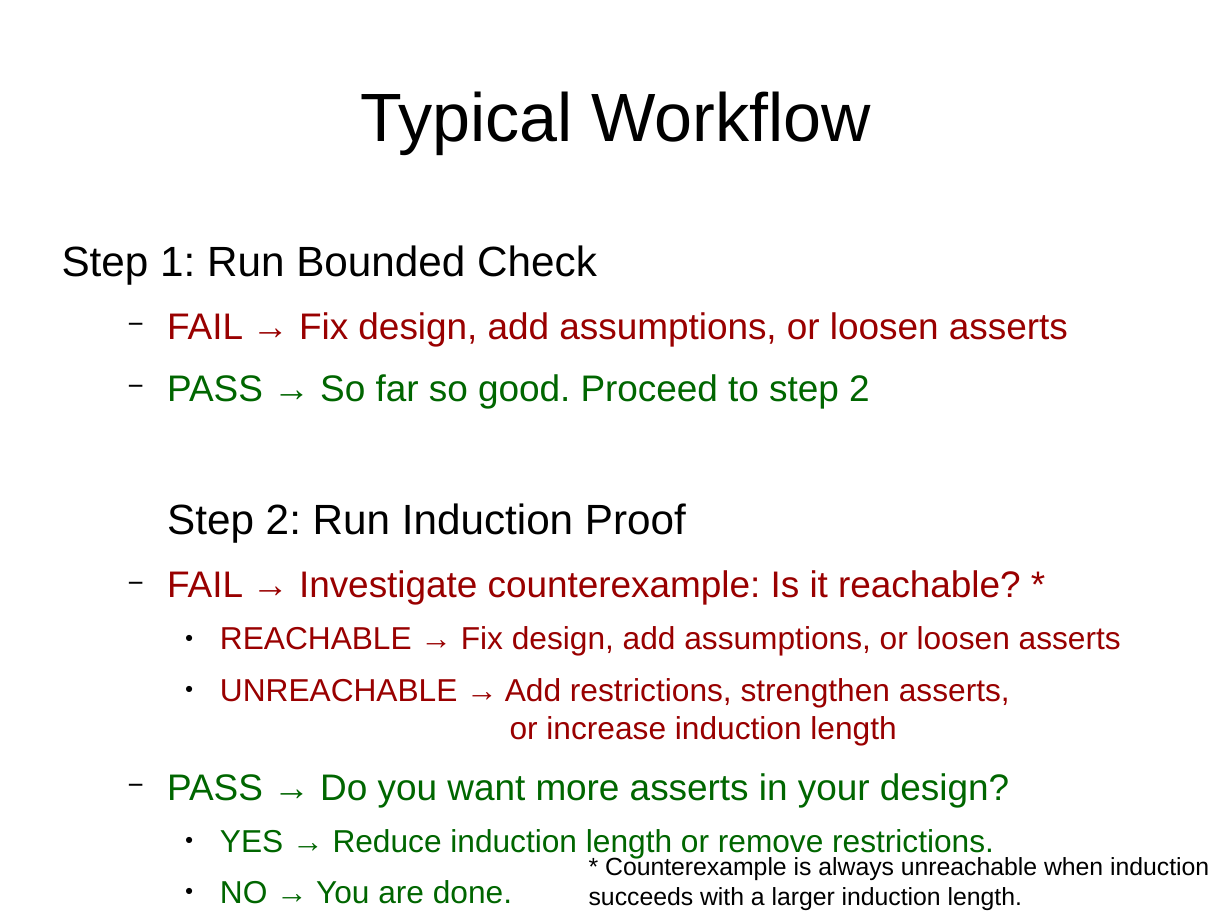
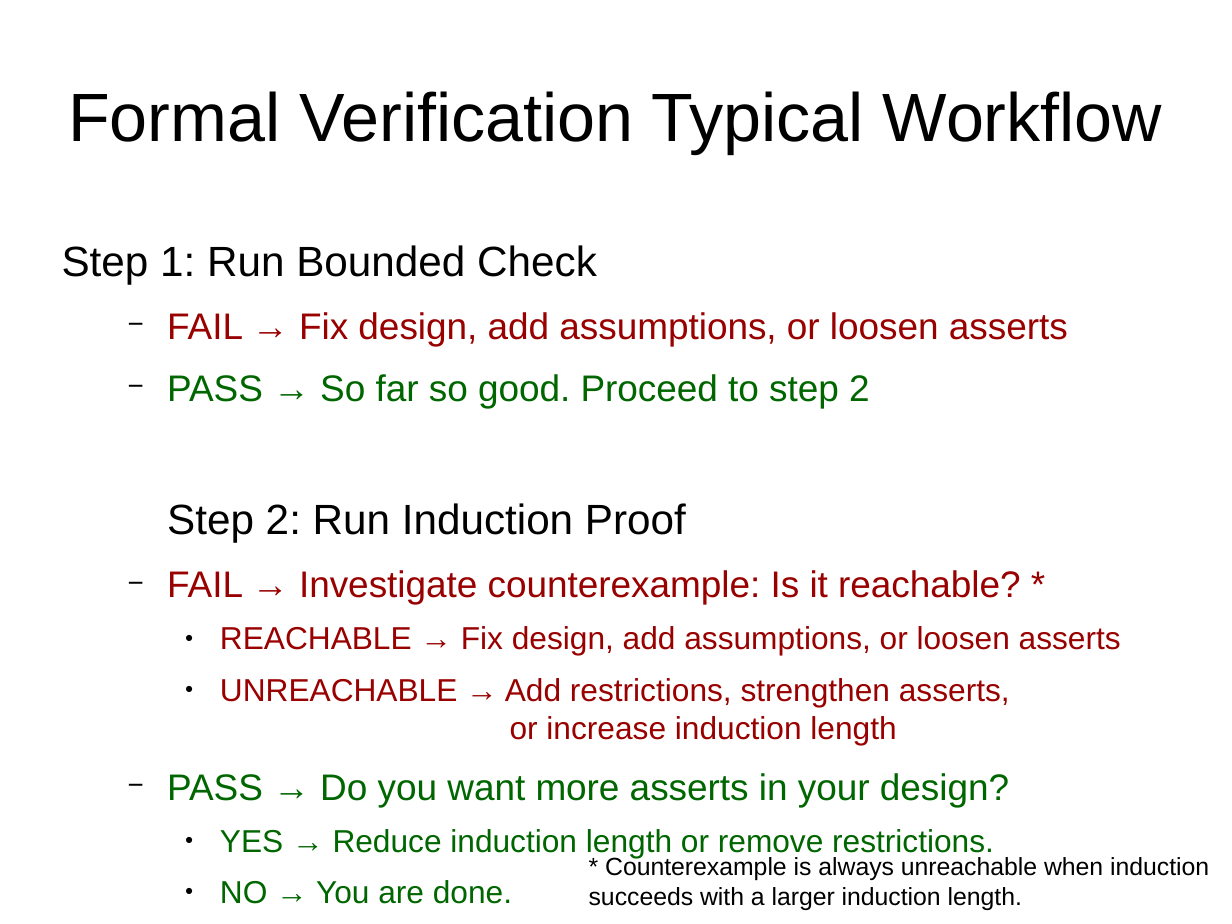
Before and after one commit to daveshah1/formal-fpl, a slide deck: slide 28 of wosh-presentation.odp (slide 25 before the commit). Drawn at 1232x924 pixels with LibreOffice and Linux fonts; fonts in the diff are those of the drawing. Boxes give left, top, right and bottom in pixels: in the first picture for what was removed or moved away, otherwise in the second. Text is boxed around its words. In the diff, an @@ line names an element or a change of style, - is before the commit and + after.

```diff
--- a/wosh-presentation.odp
+++ b/wosh-presentation.odp
@@ title at (68, 91, 1162, 153): text changed @@
-Typical Workflow
+Formal Verification Typical Workflow
```
Also in this commit, not shown: 9 other slides changed, 12 slides added, 5 slides removed, 1 other file.
